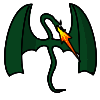
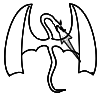
Revision of a layered 100x100 image; what changed, layer by layer:
moved "Layer 27" above "Layer 26", painted on it over [59, 31, 80, 61]
hid "Layer 26", moved it above "Layer 28" over [57, 27, 63, 34]
hid "Layer 28", moved it above "Layer 22" over [60, 31, 68, 42]
hid "Layer 22" over [4, 3, 97, 92]
